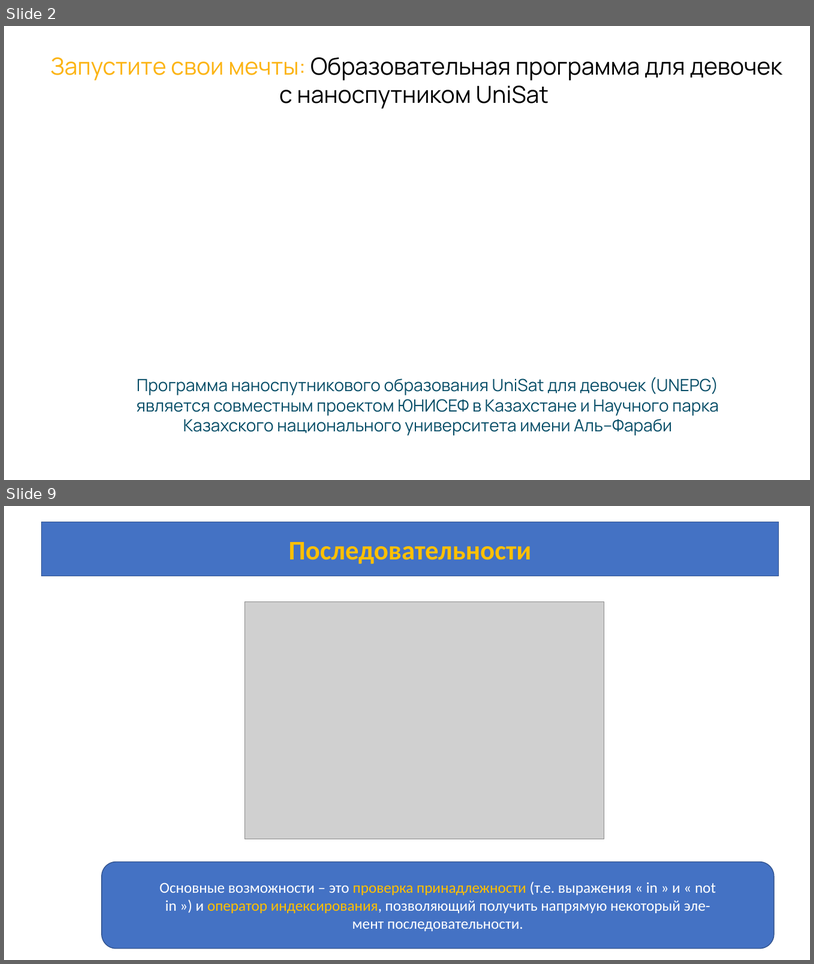
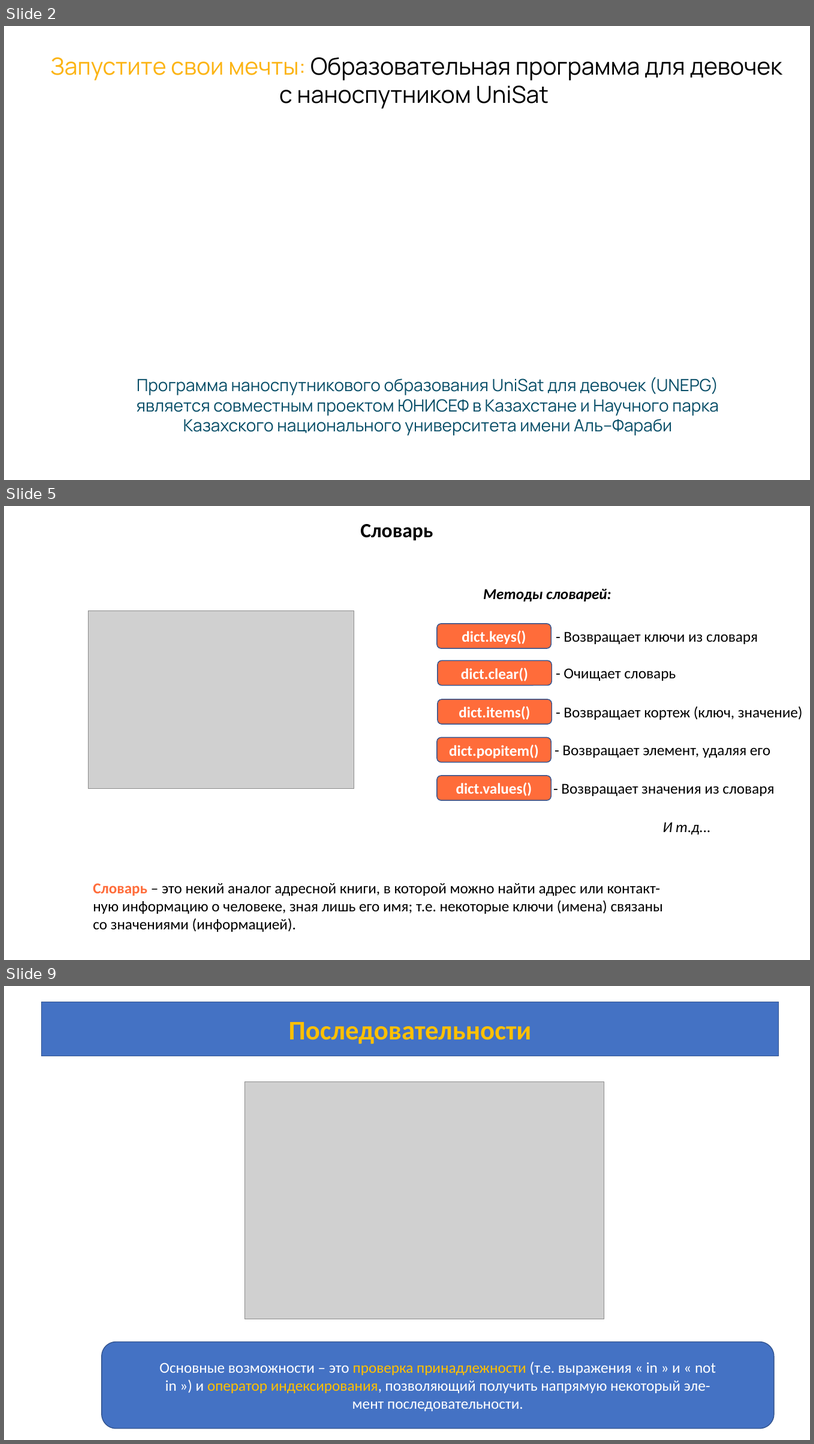
Before and after one commit to azamat7087/python_lessons_ver.2, a slide deck: lesson 6/Lesson_6.pptx. Shown one above the other, each under a label of ours: slides 2 and 9 before the commit, slides 2, 5 and 9 after it; the slides between them are not shown. The pictures are 814x964 and 814x1444 pixels, drawn with LibreOffice and Linux fonts; fonts in the diff are those of the drawing; grey boxes stand for pictures; background and template pictures are left out. Boxes give left, top, right and bottom in pixels: in the first picture for what was removed or moved away, otherwise in the second. Text is boxed around its words. In the diff, an @@ line names an element or a change of style, - is before the commit and + after.

```diff
--- a/lesson 6/Lesson_6.pptx
+++ b/lesson 6/Lesson_6.pptx
@@ slide 5 added at (x1=4, y1=506, x2=810, y2=960), background #FFFFFF @@
@@ text added at (x1=360, y1=524, x2=433, y2=541), 24 pt, text #000000, bold @@
+Словарь
@@ text added at (x1=483, y1=588, x2=611, y2=601), 18 pt, text #000000, bold, italic @@
+Методы словарей:
@@ picture added at (x1=89, y1=610, x2=354, y2=788) @@
@@ rounded rectangle added at (x1=437, y1=624, x2=551, y2=648), fill #FF6C3A, outline #325491 1 pt, 18 pt, text #FFFFFF, bold @@
+dict.keys()
@@ text added at (x1=564, y1=631, x2=758, y2=644), 18 pt, text #000000 @@
+- Возвращает ключи из словаря
@@ rounded rectangle added at (x1=438, y1=660, x2=552, y2=685), fill #FF6C3A, outline #325491 1 pt, 18 pt, text #FFFFFF, bold @@
+dict.clear()
@@ text added at (x1=564, y1=668, x2=676, y2=681), 18 pt, text #000000 @@
+- Очищает словарь
@@ rounded rectangle added at (x1=438, y1=699, x2=552, y2=724), fill #FF6C3A, outline #325491 1 pt, 18 pt, text #FFFFFF, bold @@
+dict.items()
@@ text added at (x1=564, y1=706, x2=803, y2=720), 18 pt, text #000000 @@
+- Возвращает кортеж (ключ, значение)
@@ rounded rectangle added at (x1=437, y1=737, x2=551, y2=762), fill #FF6C3A, outline #325491 1 pt, 18 pt, text #FFFFFF, bold @@
+dict.popitem()
@@ text added at (x1=563, y1=745, x2=771, y2=757), 18 pt, text #000000 @@
+- Возвращает элемент, удаляя его
@@ rounded rectangle added at (x1=437, y1=775, x2=551, y2=800), fill #FF6C3A, outline #325491 1 pt, 18 pt, text #FFFFFF, bold @@
+dict.values()
@@ text added at (x1=561, y1=783, x2=774, y2=796), 18 pt, text #000000 @@
+- Возвращает значения из словаря
@@ text added at (x1=663, y1=822, x2=711, y2=834), 18 pt, text #000000, italic @@
+И т.д...
@@ text added at (x1=93, y1=883, x2=663, y2=931), 18 pt, text #000000 @@
+Словарь – это некий аналог адресной книги, в которой можно найти адрес или контакт-
+ную информацию о человеке, зная лишь его имя; т.е. некоторые ключи (имена) связаны
+со значениями (информацией).
```
Also in this commit, not shown: 2 slides changed, 6 other slides added, 1 other file.
